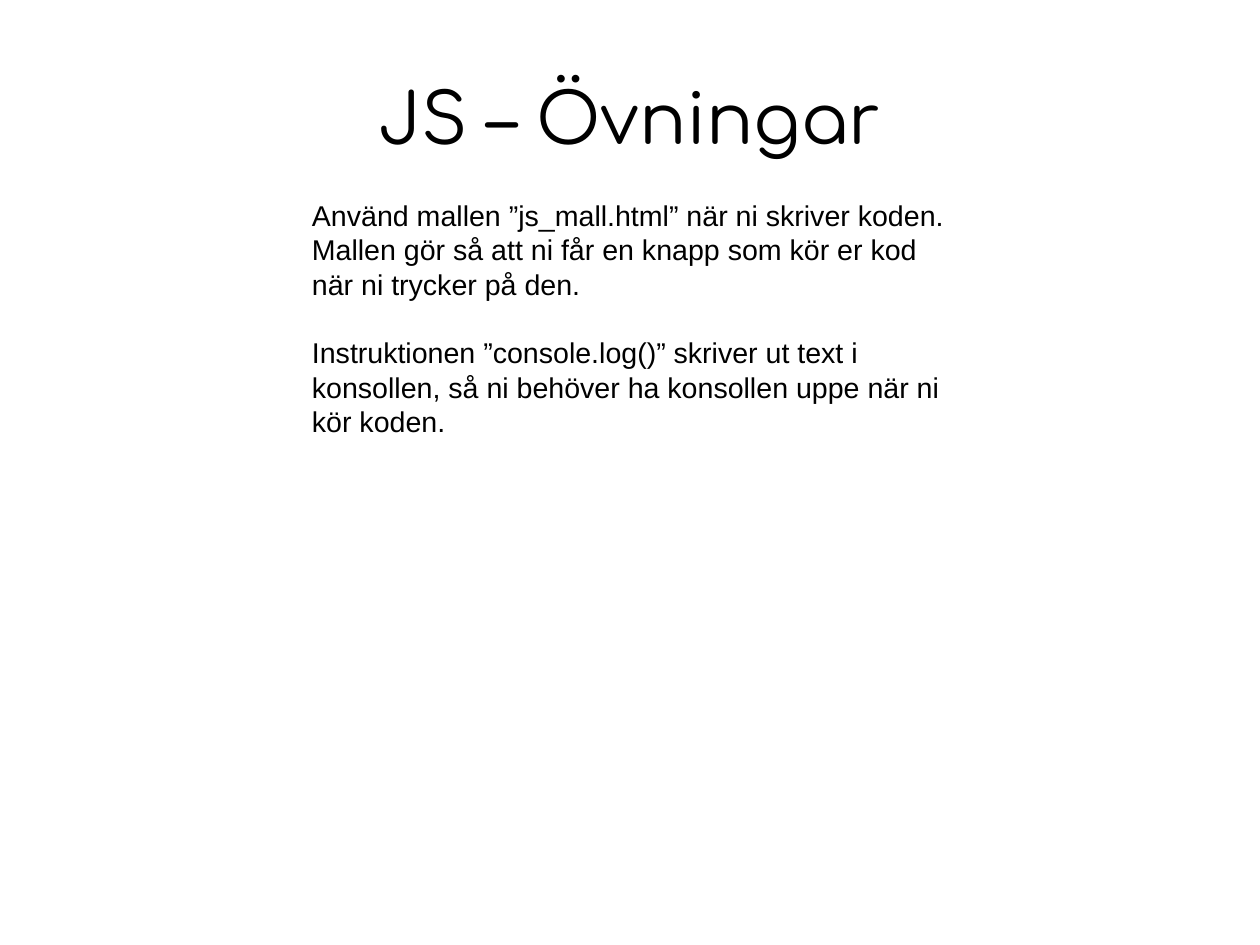
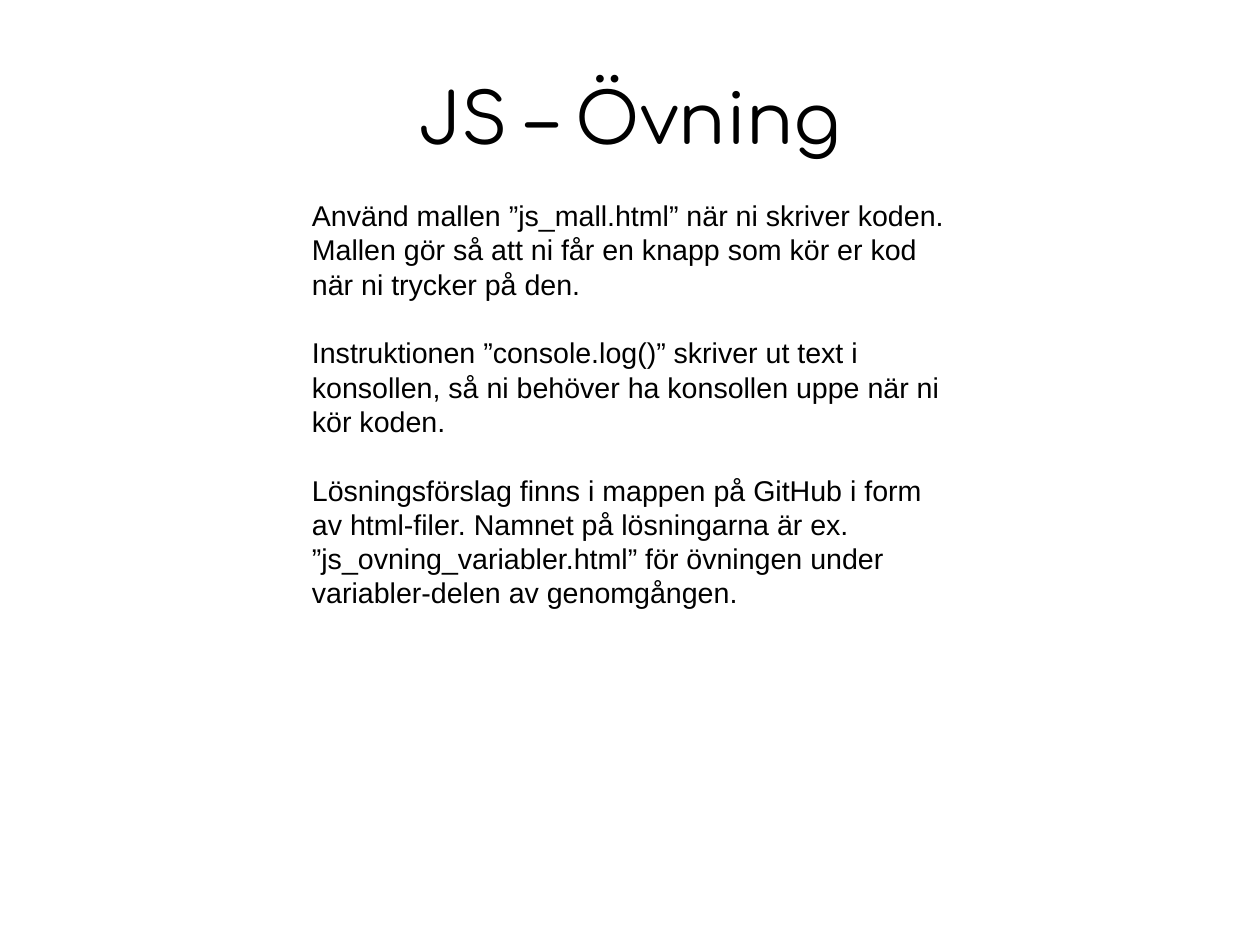
Before and after one commit to digidemlab/codemoth, a slide deck: slide 9 of js/presentation_js.odp. Drawn at 1260x945 pixels with LibreOffice and Linux fonts; fonts in the diff are those of the drawing. Boxes give left, top, right and bottom in pixels: in the first picture for what was removed or moved away, otherwise in the second. Text is boxed around its words. In the diff, an @@ line names an element or a change of style, - is before the commit and + after.

```diff
--- a/js/presentation_js.odp
+++ b/js/presentation_js.odp
@@ title at [419, 74, 841, 159]: text changed @@
-JS – Övningar
+JS – Övning
@@ text at [312, 478, 921, 604]: paragraph added @@
+Lösningsförslag finns i mappen på GitHub i form av html-filer. Namnet på lösningarna är ex. ”js_ovning_variabler.html” för övningen under variabler-delen av genomgången.
```
Also in this commit, not shown: 1 other slide changed, 8 slides added, 9 other files.
